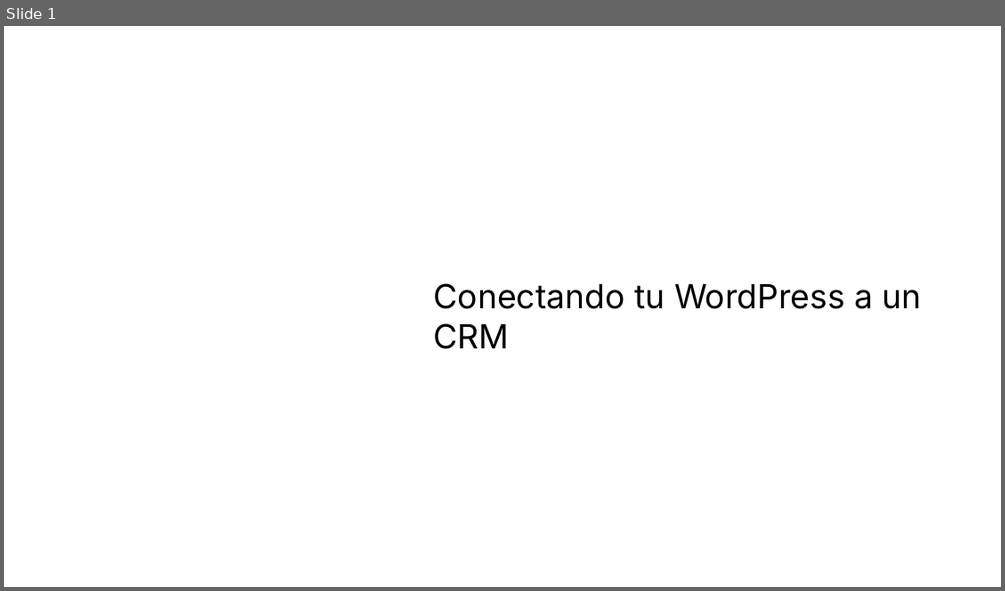
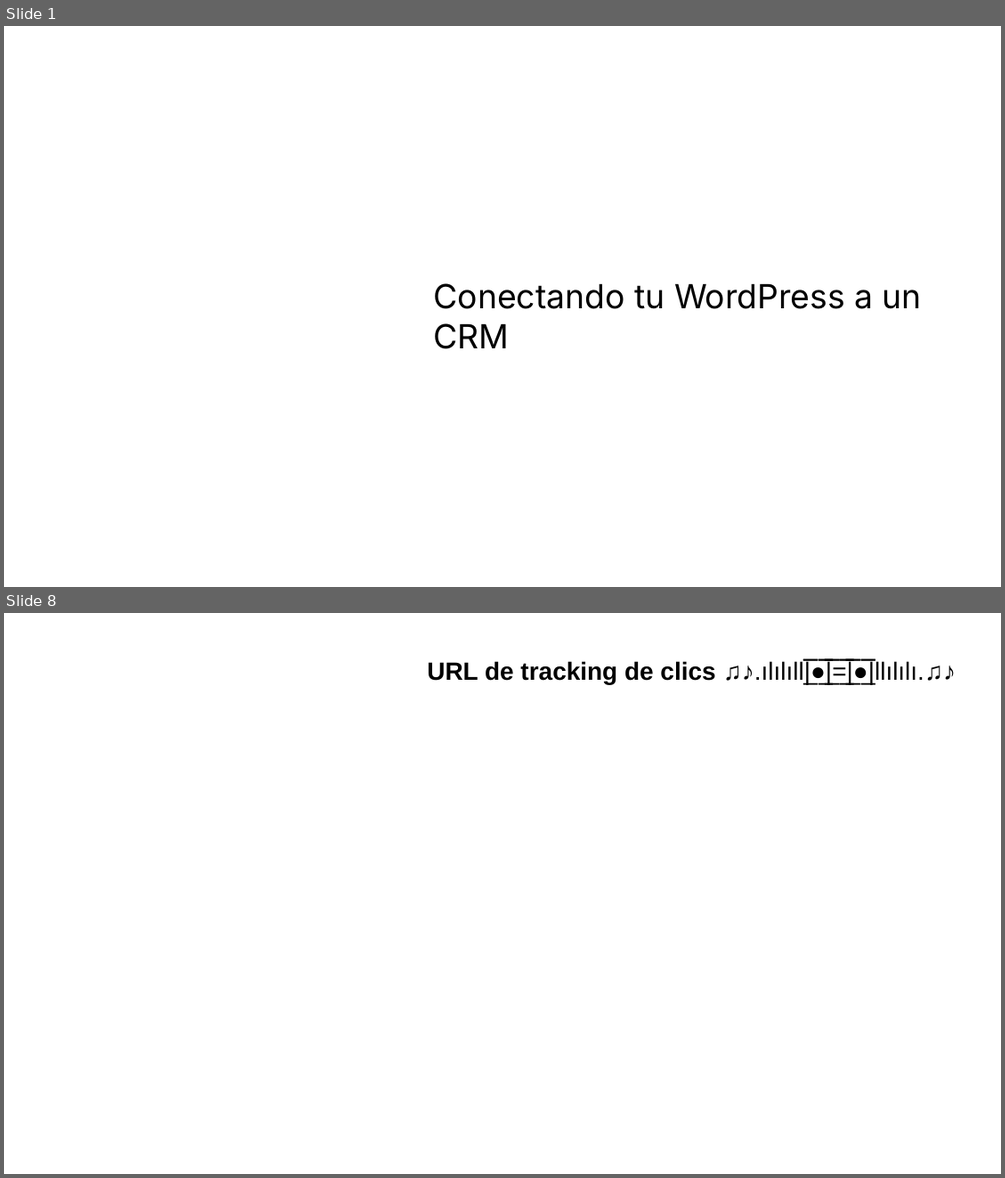
Before and after one commit to gwannon/WordCampBilbao2025, a slide deck: WCBIO25_Jorge-Monclus.pptx. Shown one above the other, each under a label of ours: slide 1 before the commit, slides 1 and 8 after it; the slides between them are not shown. The pictures are 1005x591 and 1005x1178 pixels, drawn with LibreOffice and Linux fonts; fonts in the diff are those of the drawing; background and template pictures are left out. Boxes give left, top, right and bottom in pixels: in the first picture for what was removed or moved away, otherwise in the second. Text is boxed around its words. In the diff, an @@ line names an element or a change of style, - is before the commit and + after.

```diff
--- a/WCBIO25_Jorge-Monclus.pptx
+++ b/WCBIO25_Jorge-Monclus.pptx
@@ slide 8 added at <box>4,613,1001,1174</box>, background picture (left out) @@
@@ title added at <box>427,660,955,684</box>, 18 pt, text #000000 @@
+URL de tracking de clics ♫♪.ılılıll|̲̅̅●̲̅̅|̲̅̅=̲̅̅|̲̅̅●̲̅̅|llılılı.♫♪
```
Also in this commit, not shown: 2 slides changed, 15 other slides added, 4 slides removed, 2 other files.
